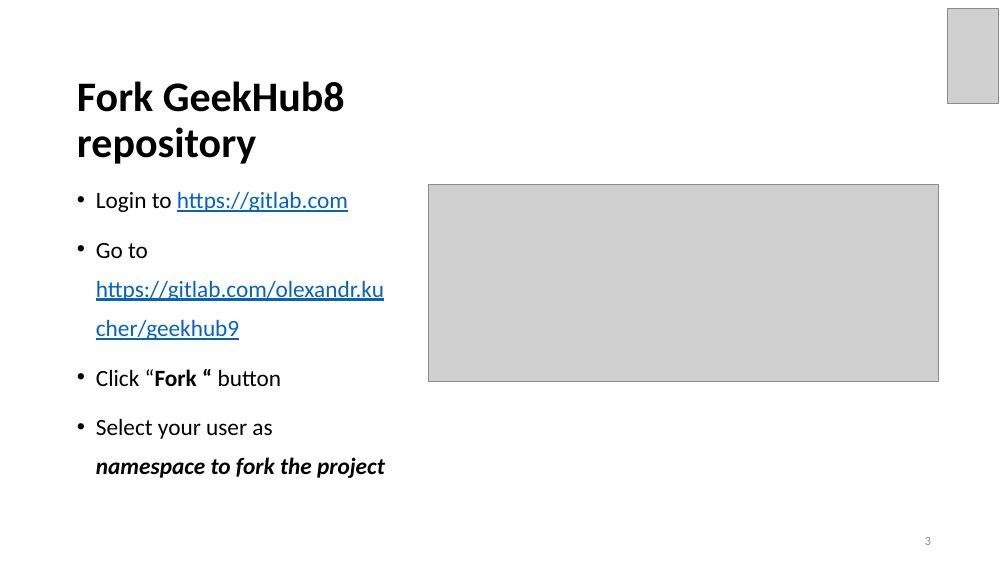
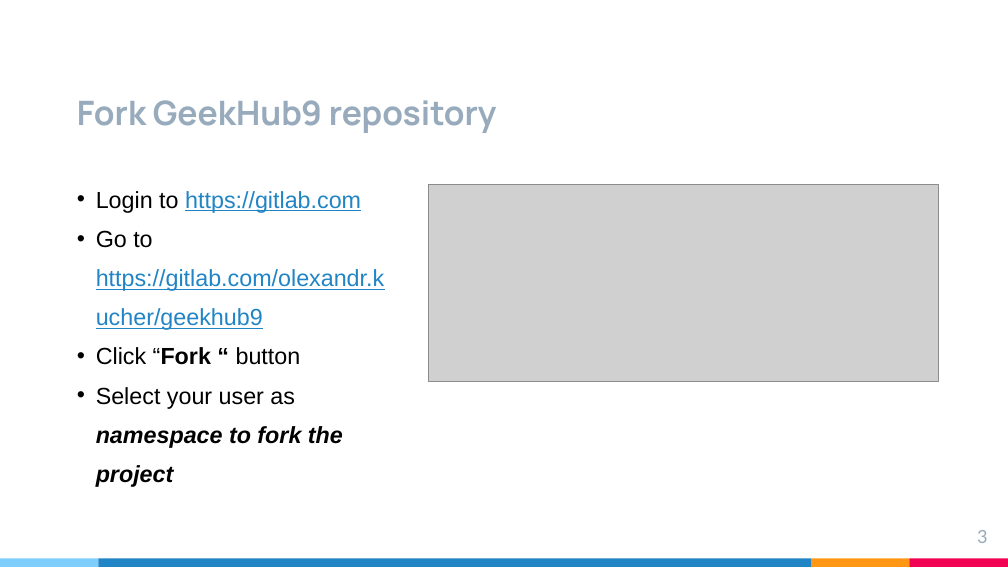
Before and after one commit to brahinets/GeekHub-J4W-9, a slide deck: slide 3 of Lectures/Lesson 01 - Gitlab + Intellij IDEA.pptx. Drawn at 1008x567 pixels with LibreOffice and Linux fonts; fonts in the diff are those of the drawing; grey boxes stand for pictures. Boxes give left, top, right and bottom in pixels: in the first picture for what was removed or moved away, otherwise in the second. Text is boxed around its words. In the diff, an @@ line names an element or a change of style, - is before the commit and + after.

Commit message:
updated presentation styles

```diff
--- a/Lectures/Lesson 01 - Gitlab + Intellij IDEA.pptx
+++ b/Lectures/Lesson 01 - Gitlab + Intellij IDEA.pptx
@@ picture removed at [948, 8, 999, 104] @@
@@ title at [77, 100, 497, 133]: text changed; size 40 to 32 pt; font Calibri to Manrope; text colour #000000 to #97ABBC @@
-Fork GeekHub8 repository
+Fork GeekHub9 repository
@@ text "Login to https://gitlab.com" at [96, 191, 384, 487]: font Calibri to Arial; text colour #0563C1 to #2185C5 in "https://gitlab.com", "https://gitlab.com/olexandr.kucher/geekhub9"; less space between paragraphs @@
@@ page number: place and size @@
-page number at [925, 537, 931, 545]
+page number at [977, 530, 988, 543]
@@ page number at [977, 530, 988, 543]: size 12 to 17.3 pt, font Calibri to Lato, text colour #8C8C8C to #97ABBC; vertical alignment middle to top @@
@@ rectangle added at [0, 559, 98, 567], fill #7ECEFD @@
@@ rectangle added at [98, 559, 811, 567], fill #2185C5 @@
@@ rectangle added at [811, 559, 910, 567], fill #FF9715 @@
@@ rectangle added at [910, 559, 1008, 567], fill #F20253 @@
```
Also in this commit, not shown: 23 other slides changed, 1 slide added, 1 slide removed.
